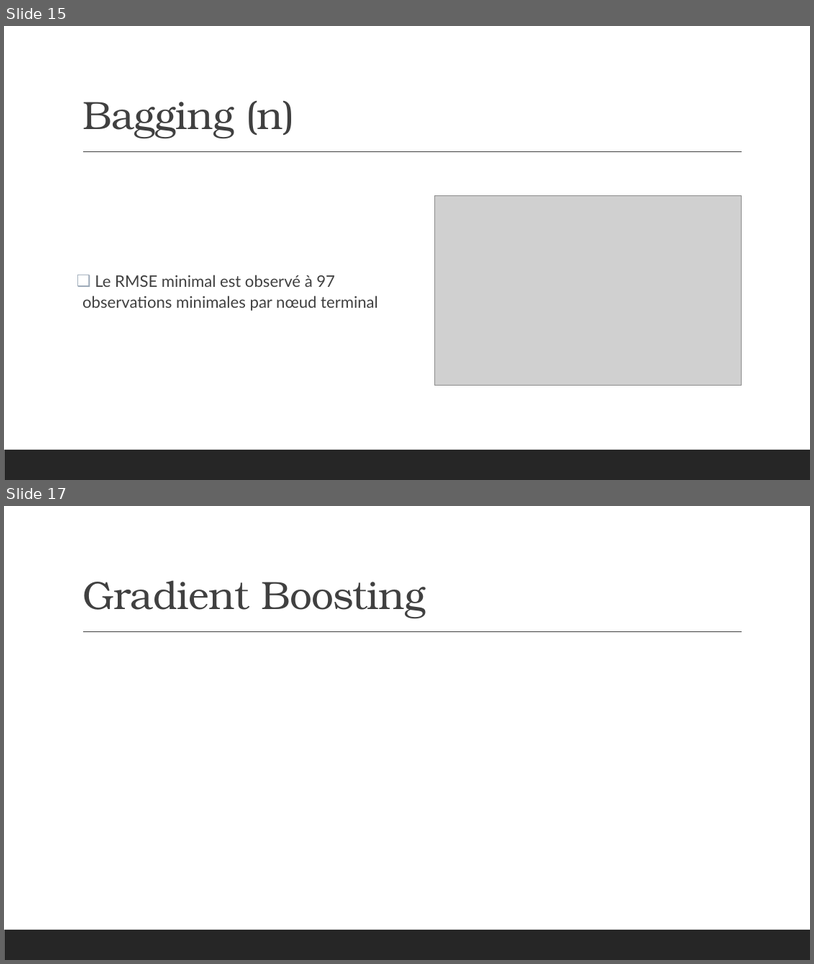
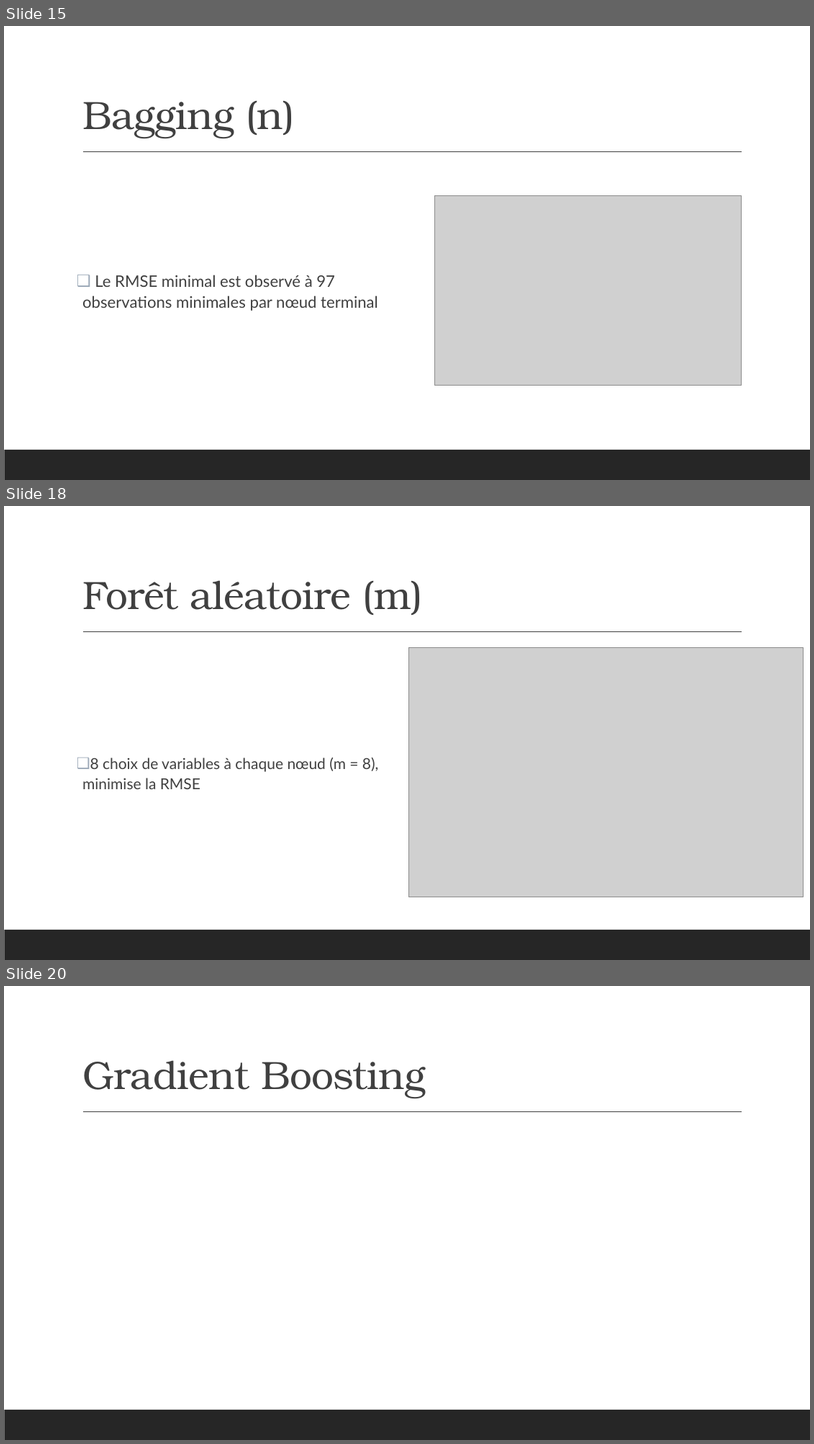
Before and after one commit to Dan-UL/PasDePlaziat, a slide deck: Final/Presentation_Equipe9.pptx. Shown one above the other, each under a label of ours: slides 15 and 17 before the commit, slides 15, 18 and 20 after it; the slides between them are not shown. The pictures are 814x964 and 814x1444 pixels, drawn with LibreOffice and Linux fonts; fonts in the diff are those of the drawing; grey boxes stand for pictures. Boxes give left, top, right and bottom in pixels: in the first picture for what was removed or moved away, otherwise in the second. Text is boxed around its words. In the diff, an @@ line names an element or a change of style, - is before the commit and + after.

```diff
--- a/Final/Presentation_Equipe9.pptx
+++ b/Final/Presentation_Equipe9.pptx
@@ slide 18 added at [4, 506, 810, 960], background #FFFFFF; not listed: 2 template elements that a slide beside it also shows @@
@@ title added at [82, 580, 423, 615], 47 pt, text #404040 @@
+Forêt aléatoire (m)
@@ picture added at [409, 648, 804, 896] @@
@@ text added at [82, 757, 379, 789], 18 pt, text #404040 @@
+❑ 8 choix de variables à chaque nœud (m = 8), minimise la RMSE
@@ what was slide 17 is now slide 20 @@
```
Also in this commit, not shown: 1 slide changed, 2 other slides added, 2 other files.
